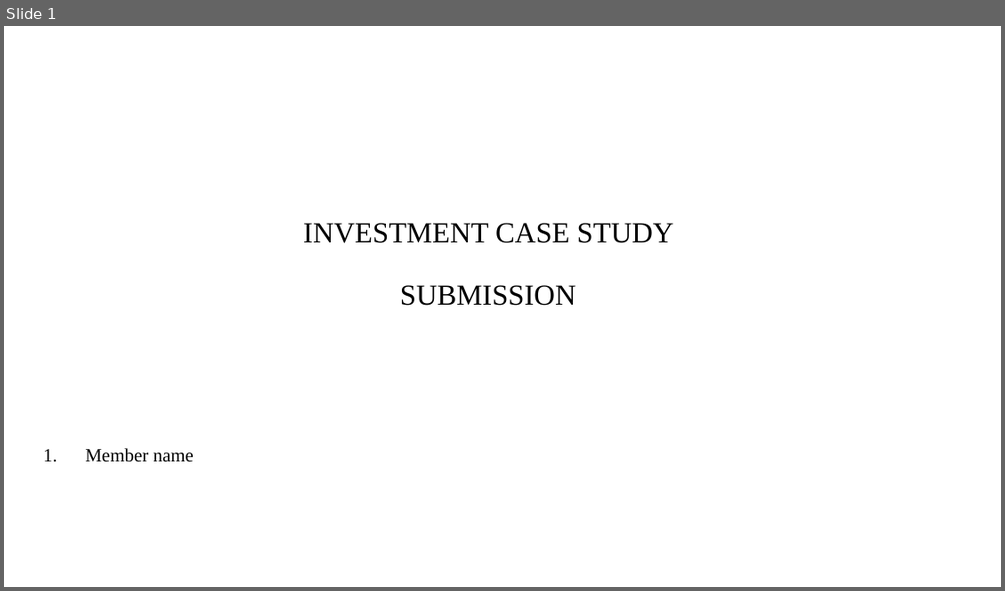
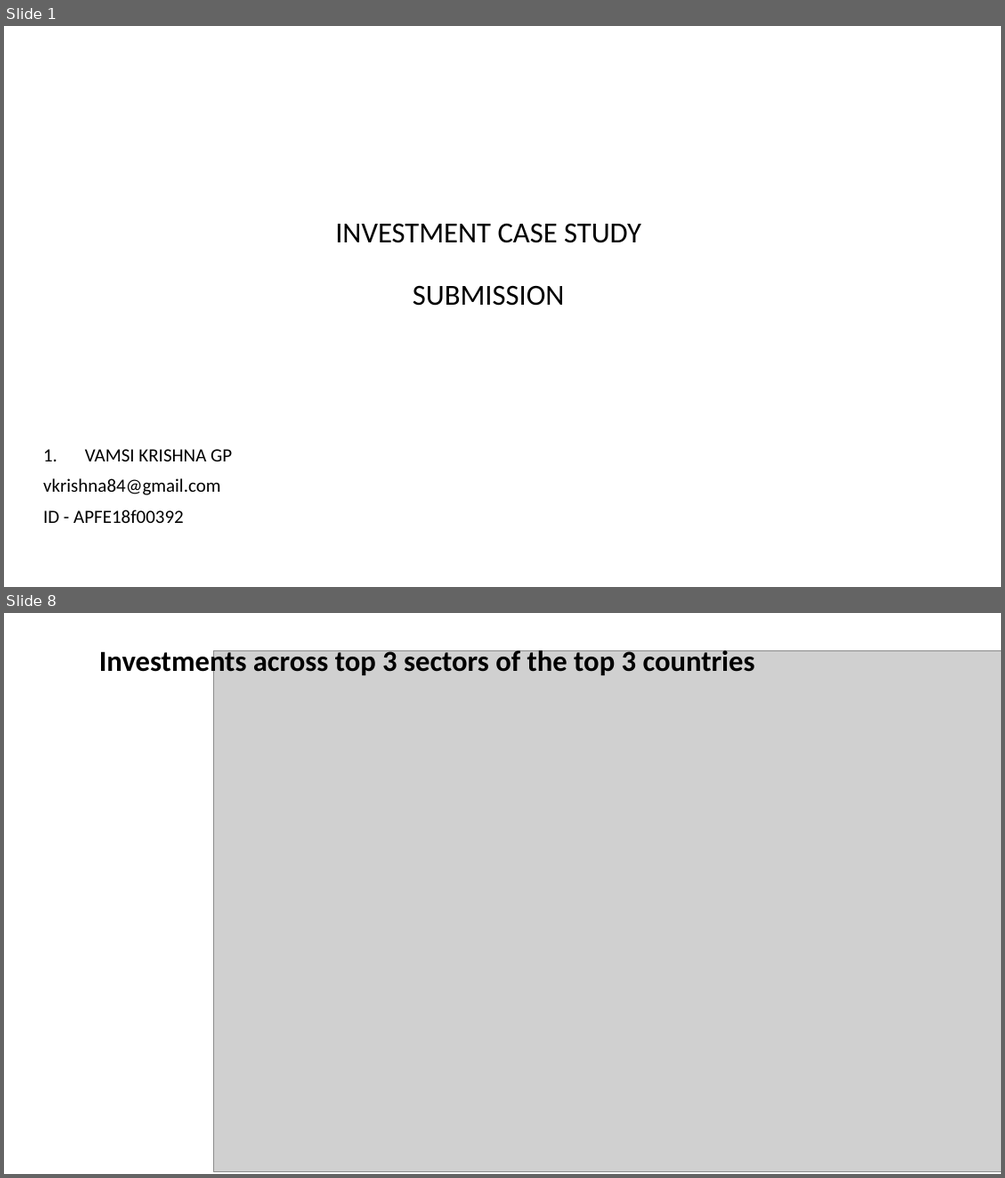
Before and after one commit to vamsigp/IIIT-B, a slide deck: 1. Statistics and Machine Learning/4. Investment Assignment/Spark+Funds+Final+Presentation.pptx. Shown one above the other, each under a label of ours: slide 1 before the commit, slides 1 and 8 after it; the slides between them are not shown. The pictures are 1005x591 and 1005x1178 pixels, drawn with LibreOffice and Linux fonts; fonts in the diff are those of the drawing; grey boxes stand for pictures; background and template pictures are left out. Boxes give left, top, right and bottom in pixels: in the first picture for what was removed or moved away, otherwise in the second. Text is boxed around its words. In the diff, an @@ line names an element or a change of style, - is before the commit and + after.

Commit message:
Investment assignment submission
Investment assignment submission

```diff
--- a/1. Statistics and Machine Learning/4. Investment Assignment/Spark+Funds+Final+Presentation.pptx
+++ b/1. Statistics and Machine Learning/4. Investment Assignment/Spark+Funds+Final+Presentation.pptx
@@ slide 8 added at <box>4,613,1001,1174</box>, background #FFFFFF @@
@@ title added at <box>99,647,755,678</box>, 28 pt, text #000000, bold @@
+Investments across top 3 sectors of the top 3 countries
@@ picture added at <box>213,650,1001,1172</box> @@
@@ slide 1 changed as well @@
@@ title "INVESTMENT CASE STUDY SUBMISSION" at <box>335,223,641,305</box>: font Times New Roman to Calibri @@
@@ subtitle at <box>43,449,232,523</box>: text changed; font Times New Roman to Calibri @@
-1. Member name
+1. VAMSI KRISHNA GP
+vkrishna84@gmail.com
+ID - APFE18f00392
```
Also in this commit, not shown: 7 other slides added, 9 slides removed, 11 other files.
